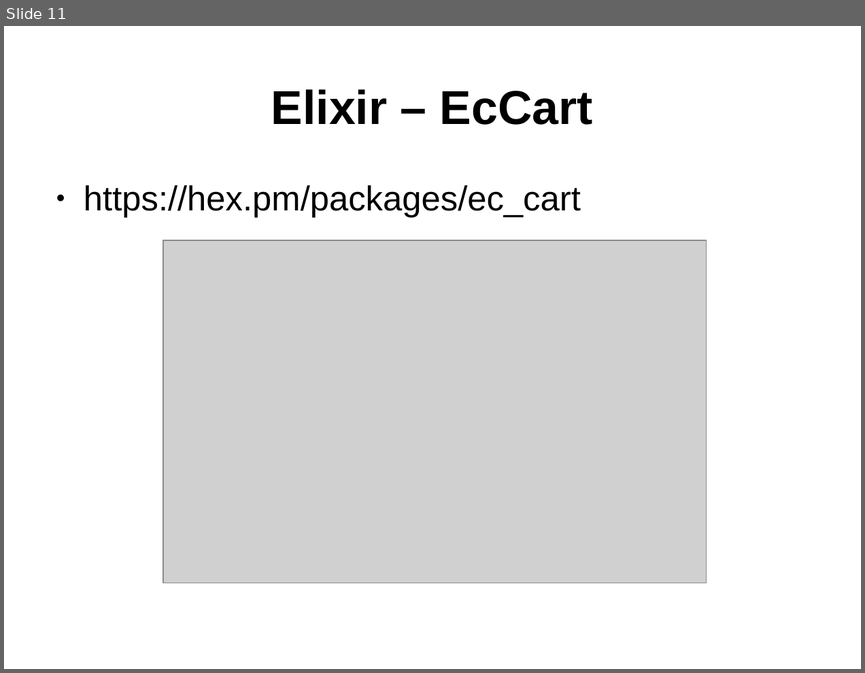
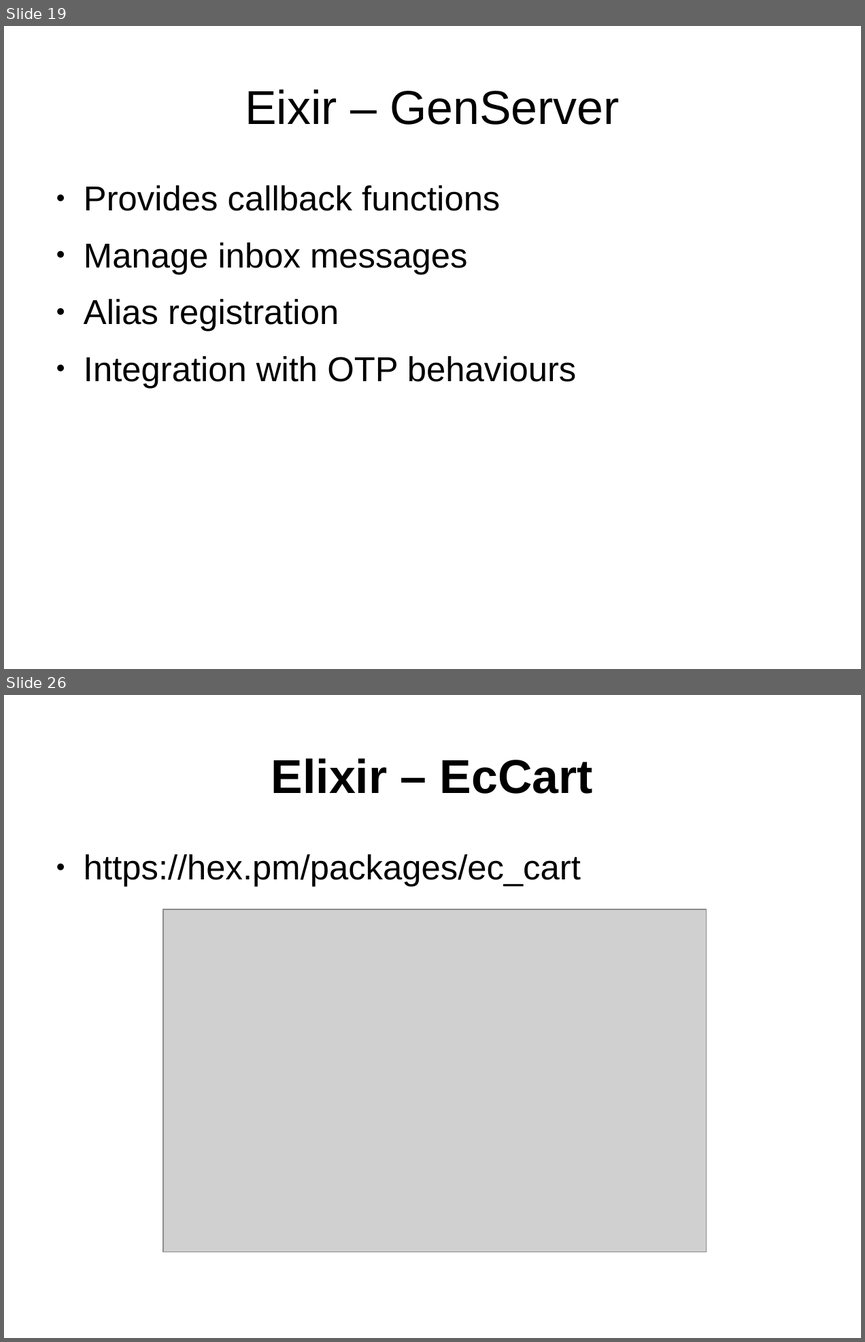
Before and after one commit to ramortegui/talks, a slide deck: elixir-otp-basics.odp. Shown one above the other, each under a label of ours: slide 11 before the commit, slides 19 and 26 after it; the slides between them are not shown. The pictures are 865x673 and 865x1342 pixels, drawn with LibreOffice and Linux fonts; fonts in the diff are those of the drawing; grey boxes stand for pictures. Boxes give left, top, right and bottom in pixels: in the first picture for what was removed or moved away, otherwise in the second. Text is boxed around its words. In the diff, an @@ line names an element or a change of style, - is before the commit and + after.

```diff
--- a/elixir-otp-basics.odp
+++ b/elixir-otp-basics.odp
@@ slide 19 added at box(4, 26, 861, 669), background #FFFFFF @@
@@ title added at box(245, 89, 619, 125), 44 pt, text #000000 @@
+Eixir – GenServer
@@ text added at box(84, 185, 576, 388), 32 pt, text #000000 @@
+● Provides callback functions
+● Manage inbox messages
+● Alias registration
+● Integration with OTP behaviours
@@ what was slide 11 is now slide 26 @@
```
Also in this commit, not shown: 6 slides changed, 17 other slides added, 3 slides removed.
